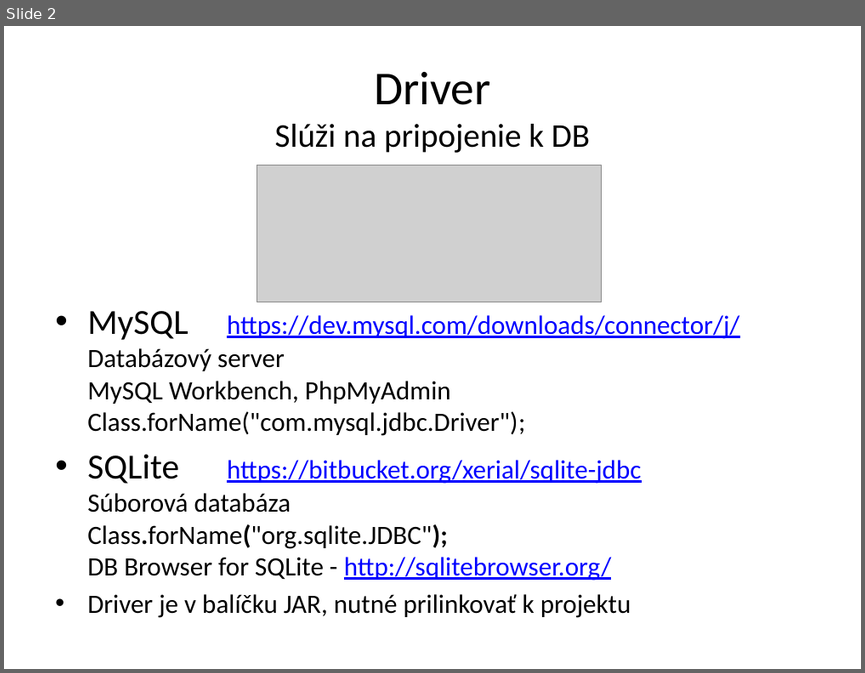
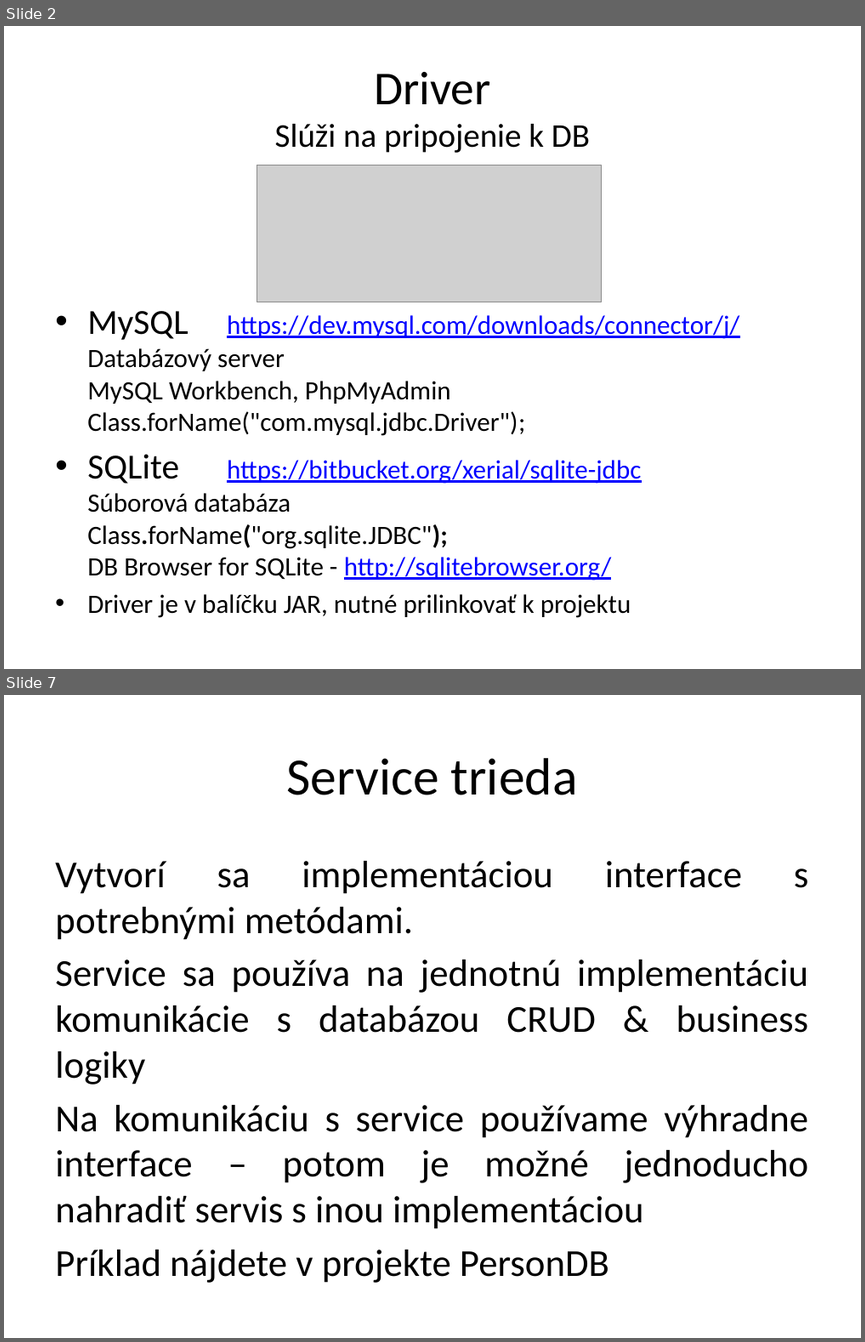
Before and after one commit to ddalibor21/SpseEdu, a slide deck: JDBC.pptx. Shown one above the other, each under a label of ours: slide 2 before the commit, slides 2 and 7 after it; the slides between them are not shown. The pictures are 865x673 and 865x1342 pixels, drawn with LibreOffice and Linux fonts; fonts in the diff are those of the drawing; grey boxes stand for pictures. Boxes give left, top, right and bottom in pixels: in the first picture for what was removed or moved away, otherwise in the second. Text is boxed around its words. In the diff, an @@ line names an element or a change of style, - is before the commit and + after.

```diff
--- a/JDBC.pptx
+++ b/JDBC.pptx
@@ slide 7 added at (x1=4, y1=695, x2=861, y2=1338), background #FFFFFF @@
@@ title added at (x1=287, y1=758, x2=578, y2=795), 44 pt, text #000000 @@
+Service trieda
@@ text added at (x1=55, y1=861, x2=809, y2=1282), 32 pt, text #000000 @@
+Vytvorí sa implementáciou interface s potrebnými metódami.
+Service sa používa na jednotnú implementáciu komunikácie s databázou CRUD & business logiky
+Na komunikáciu s service používame výhradne interface – potom je možné jednoducho nahradiť servis s inou implementáciou
+Príklad nájdete v projekte PersonDB
```
Also in this commit, not shown: 2 slides changed, 2 other slides added.
